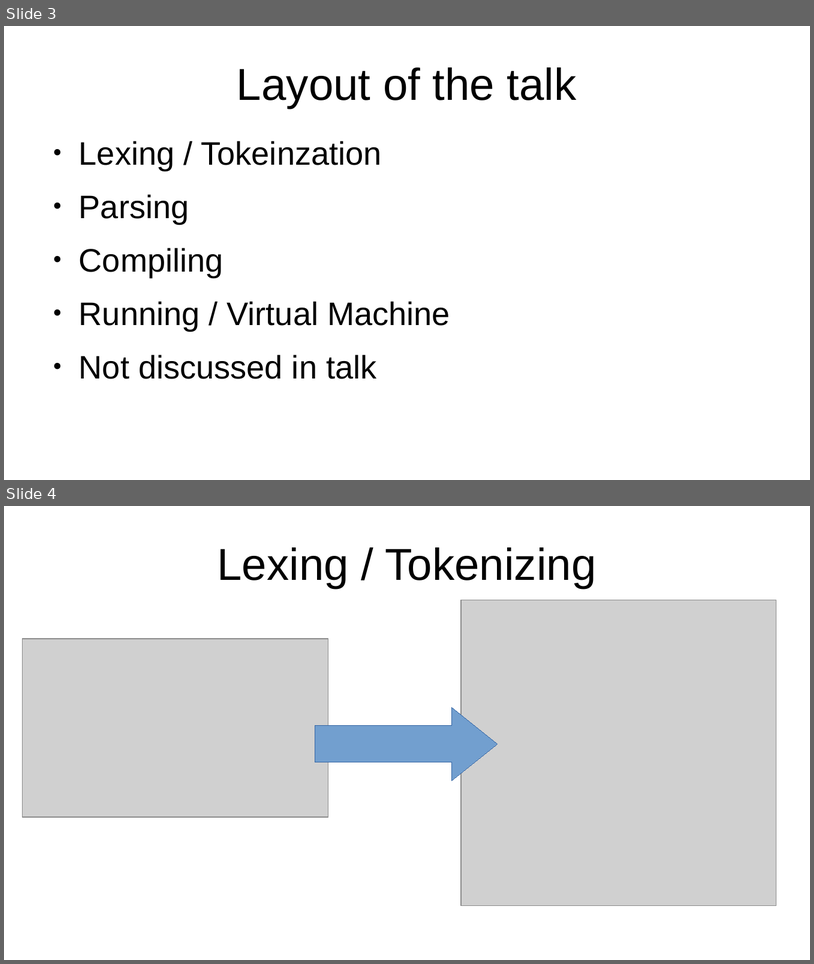
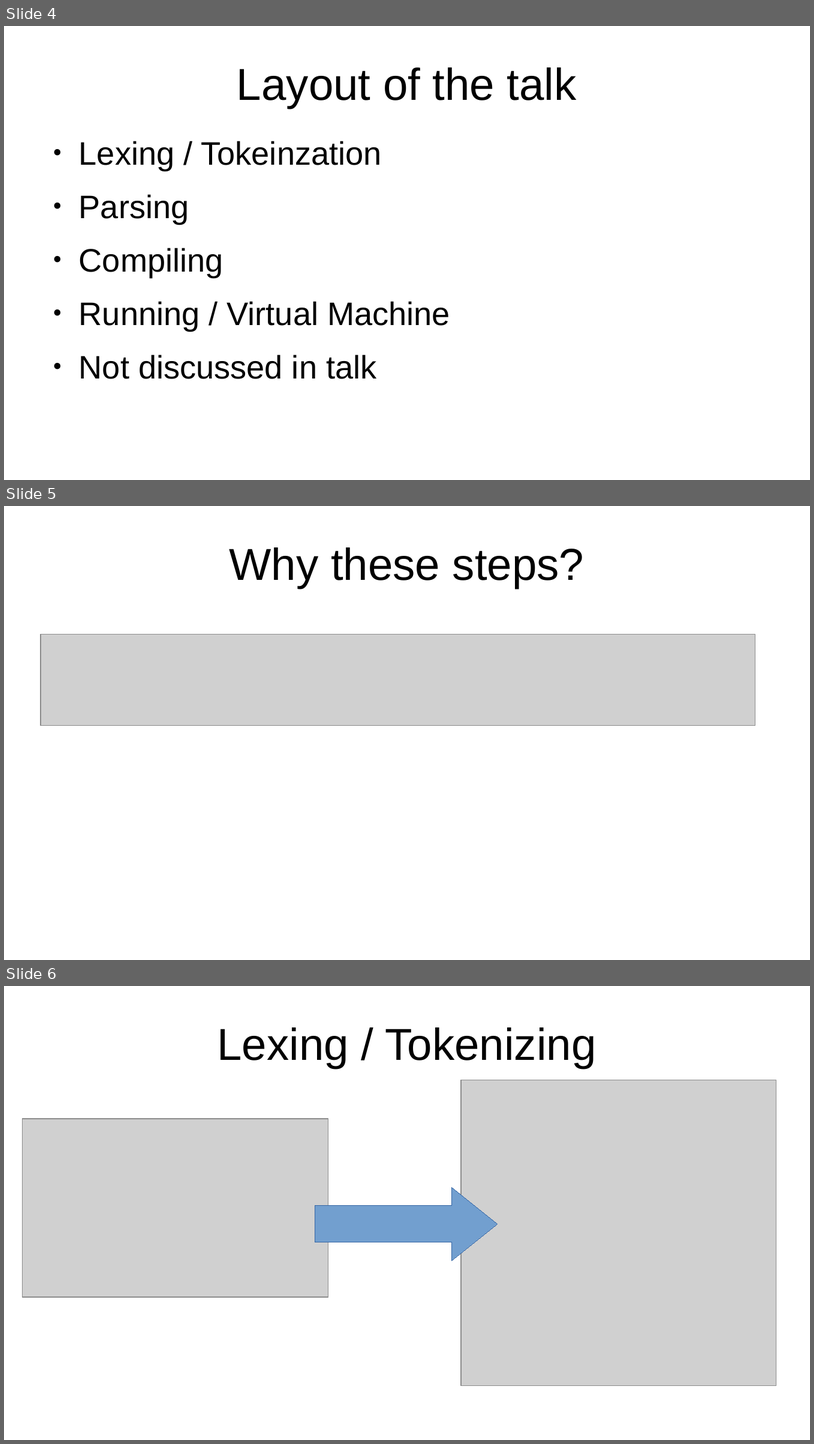
Before and after one commit to grab-a-byte/CalculatorCompiler, a slide deck: slides/Compiler Slides.odp. Shown one above the other, each under a label of ours: slides 3 and 4 before the commit, slides 4, 5 and 6 after it. The pictures are 814x964 and 814x1444 pixels, drawn with LibreOffice and Linux fonts; fonts in the diff are those of the drawing; grey boxes stand for pictures. Boxes give left, top, right and bottom in pixels: in the first picture for what was removed or moved away, otherwise in the second. Text is boxed around its words. In the diff, an @@ line names an element or a change of style, - is before the commit and + after.

```diff
--- a/slides/Compiler Slides.odp
+++ b/slides/Compiler Slides.odp
@@ slide 5 added at box(4, 506, 810, 960), background #FFFFFF @@
@@ title added at box(230, 547, 584, 588), 44 pt, text #000000 @@
+Why these steps?
@@ picture added at box(41, 634, 756, 726) @@
@@ what was slide 3 is now slide 4 @@
@@ what was slide 4 is now slide 6 @@
```
Also in this commit, not shown: 2 slides changed, 11 other slides added, 2 slides removed, 2 other files.
